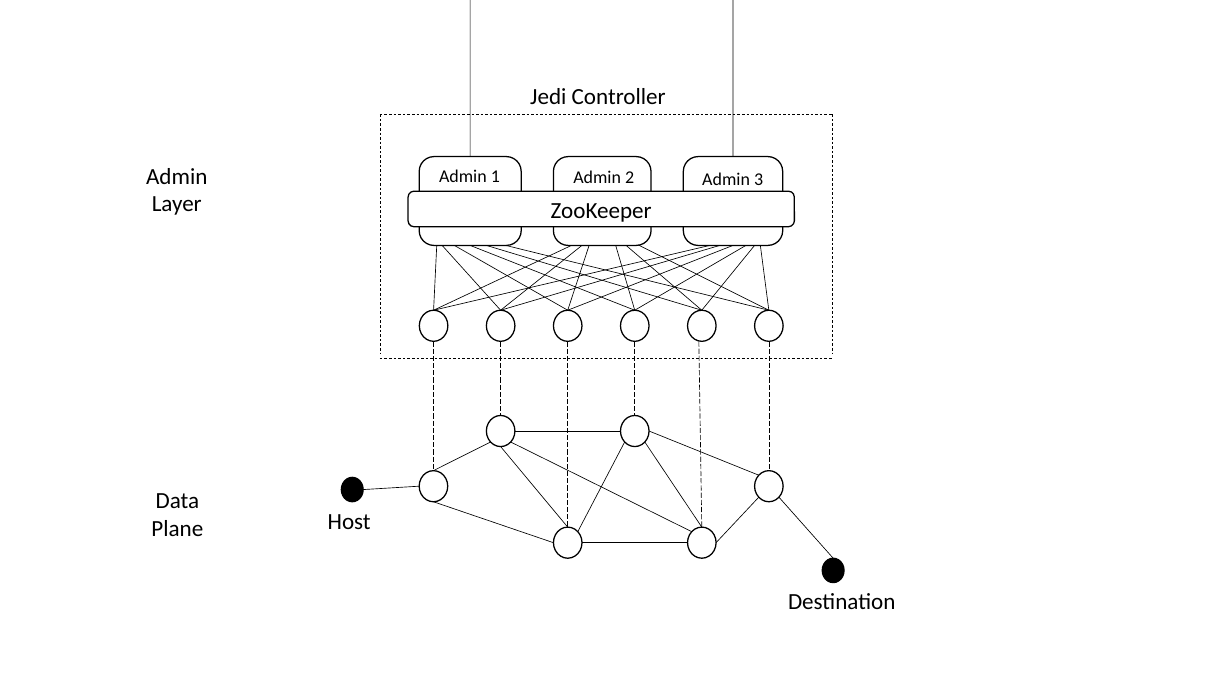
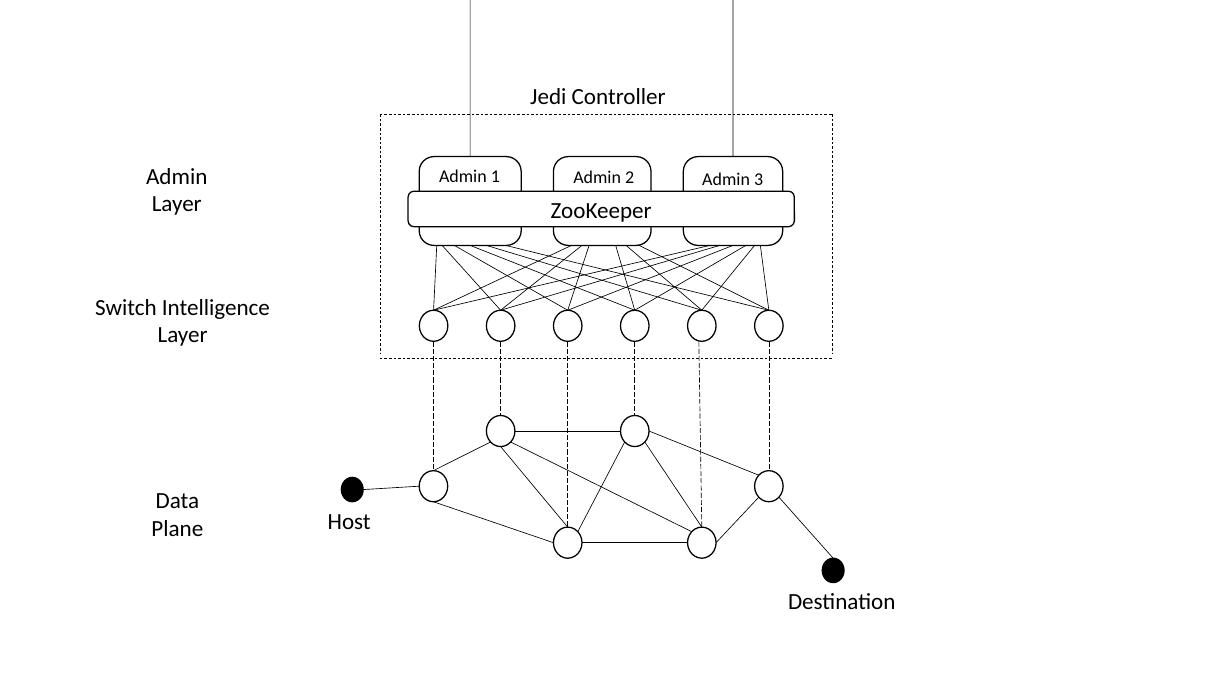
Before and after one commit to VikasLShetty/Jedi, a slide deck: slide 2 of topology/Network Diagram.pptx. Drawn at 1232x693 pixels with LibreOffice and Linux fonts; fonts in the diff are those of the drawing. Boxes give left, top, right and bottom in pixels: in the first picture for what was removed or moved away, otherwise in the second. Text is boxed around its words. In the diff, an @@ line names an element or a change of style, - is before the commit and + after.

Commit message:
Making changes to Jedi Graph
Adding the switch Intelligence label which was missing in the Jedi Graph
and creating the combined graph

```diff
--- a/topology/Network Diagram.pptx
+++ b/topology/Network Diagram.pptx
@@ text added at <box>95,299,270,346</box>, 18 pt, text #000000 @@
+Switch Intelligence
+Layer
```
Also in this commit, not shown: 3 other files.
